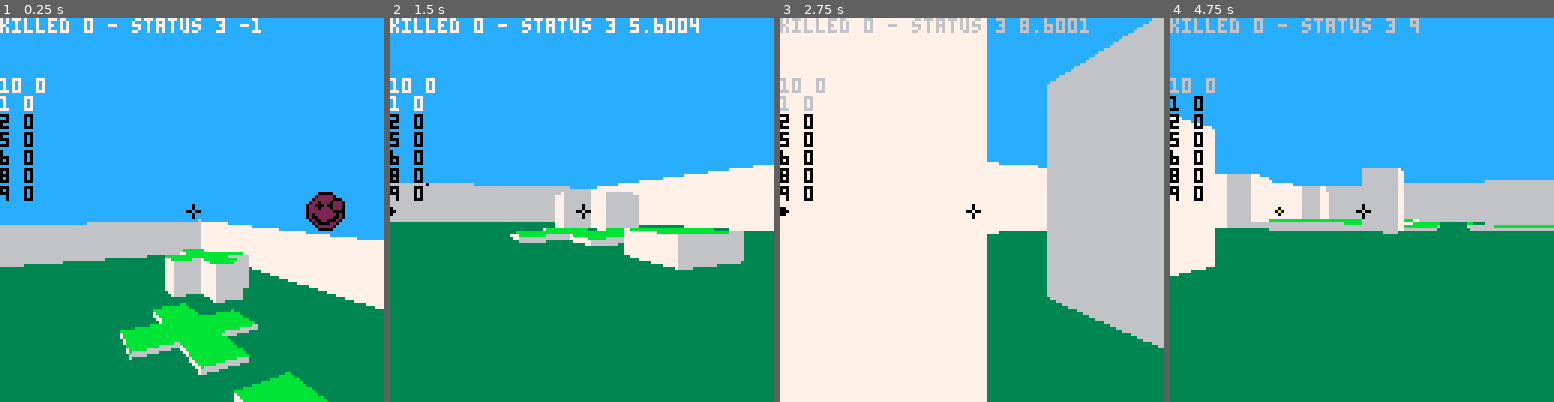
Above: before the commit, frames 1-4 (left to right).
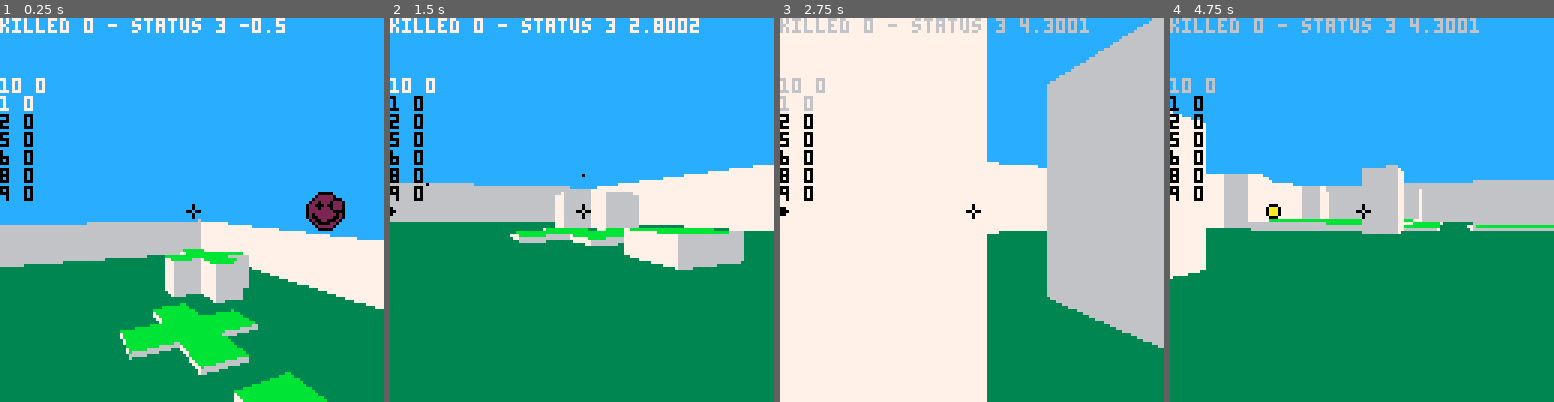
Above: after the commit, the same moments.

Repository: gotsunami/picomaze
Game: PICO-8 cartridge picomaze.p8
The game is run twice, just before and just after one commit, with the same random seed, the same clock (stepped at 60 frames per second) and the same inputs.
Inputs:
- Up to frame 1 (0.25 s): no input
- Up to frame 2 (1.5 s): tap O (Z key) at 0.7 s
- Up to frame 3 (2.75 s): hold Right 1.6-2.1 s; tap O (Z key) at 1.7, 2.1, 2.5 s; hold Up 2.15-2.42 s; hold Right from 2.47 s (still down)
- Up to frame 4 (4.75 s): tap O (Z key) every 0.4 s from 2.9 to 4.5 s; release Right at 3.03 s; hold Left 3.08-3.58 s; hold Down 3.63-3.97 s; hold Right 4.02-4.68 s; hold Up from 4.73 s (still down)

The runs differ from the first frame. In frame 1, 0.1% of the frame differs, in the area x 65-75%, y 0-4%; in frame 2, 0.2%; in frame 3, less than 0.1%; in frame 4, 1.6%, in the area x 0-85%, y 0-68%.

Commit message:
Some comments and cleaning

Diff:
--- a/picomaze.p8
+++ b/picomaze.p8
@@ -5,16 +5,12 @@
 ----------------------------------------
 -- helpers for the map
 ----------------------------------------
--- get a position of the map
-function mc(x,y)
-   return mget(x,y)
-end
-
 -- get the altitude of a point of the map
 function mz(x,y)
    local col=mget(x,y)
    return 16-col*0.2
 end
+----------------------------------------
 
 ----------------------------------------
 -- functions for all smileys/players
@@ -44,6 +40,7 @@
    sm.bl.reload=0
 end
 
+----------------------------------------
 -- move a smiley (sm) according to its speed (dv)
 function move(sm, dv)
    if (sm.z >= mz(sm.x,sm.y) and sm.dz >=0) then
@@ -66,6 +63,7 @@
    return false
 end
 
+----------------------------------------
 -- add a hit: sh (shooter) > ta (target)
 function hit(sh, ta)
    ta.l = flr(ta.l - 1)
@@ -85,7 +83,9 @@
    return ta
 end
 
+----------------------------------------
 -- fire a bullet if not already fired
+-- and if smiley is reloaded
 function fire_bullet(sm)
    if (sm.bl.fired==false and sm.bl.reload <= 0) then
       sm.bl.d = sm.d
@@ -93,11 +93,12 @@
       sm.bl.y = sm.y
       sm.bl.z = sm.z
       sm.bl.fired = true
-      sm.bl.reload = 10
-   end
-end
-
--- move bullet
+      sm.bl.reload = 5
+   end
+end
+
+----------------------------------------
+-- move bullet and handle collision
 function bullet(sm)
    sm.bl.reload -= .1
    if (sm.bl.fired==true) then
@@ -124,7 +125,7 @@
 end
 
 ----------------------------------------
--- functions for ai smileys/players
+-- functions for AI smileys/players
 -- call ai_move(pl) to test algorithm
 ----------------------------------------
 function ai_move(sm)
@@ -137,58 +138,6 @@
    if (rnd(1) < aggressivity) then
       fire_bullet(sm)
    end
-end
-
-----------------------------------------
--- pico-8 structural functions
-----------------------------------------
-function _init()
-   -- global settings
-   gameover = false
-   ptowin = 3
-   -- ai settings (mainly probabilities)
-   aggressivity = .1
-   state = ""
-
-   -- create array of smiley. id = 1 is player
-   player_id = 10
-   pls = {}
-   for cnt in all({10, 1, 2, 5, 6, 8, 9}) do
-      en = {}
-      init_smiley(en, cnt, 0)
-      add(pls, en)
-   end
-   pl = pls[1]
-   sfx(1)
-end
-
-function _update()
-   -- player rotation --
-   if (btn(0)) then pl.d=(pl.d+pl.dd)%1 end
-   if (btn(1)) then pl.d=(pl.d+1-pl.dd)%1 end
-
-   -- player move --
-   m = 0
-   if (btn(2)) then m = pl.dv else if (btn(3)) then m = -pl.dv end end
-
-   -- player fire --
-   if (btn(4)) then
-      fire_bullet(pl)
-   end
-
-   move(pl, m)
-   bullet(pl)
-
-   for en in all(pls) do
-      -- move --
-      if (en.id != player_id) then
-	 ai_move(en)
-      end
-      bullet(en)
-      -- life restore --
-      en.l = min(en.l + 0.005, 3)
-   end
-
 end
 
 ----------------------------------------
@@ -252,6 +201,7 @@
    end
 end
 
+-- draw the 3D map, the smileys, and the bullets
 function draw_3d()
  local celz0
  local col
@@ -302,59 +252,58 @@
   skips=0
 
   while (skip) do
-
-   skips = skips + 1
-   if (dist_x < dist_y) then
-    ix=ix+dir_x
-    last_dir = 0
-    dist_y = dist_y - dist_x
-    tdist = tdist + dist_x
-    dist_x = skip_x
-   else
-    iy=iy+dir_y
-    last_dir = 1
-    dist_x = dist_x - dist_y
-    tdist = tdist + dist_y
-    dist_y = skip_y
-   end
-
-   -- prev cel properties
-   col0=col
-   celz0=celz
-   -- new cel properties
-   col=mget(ix,iy)
-   celz=16-col*0.2
-
-
-   if (col==15) then skip=false end
-
-   --discard close hits
-   if (tdist > .1) then
-   -- screen space
-
-   local sy1 = celz0-z
-   sy1 = (sy1 * 64)/tdist
-   sy1 = sy1 + 64 -- horizon
-
-   -- draw ground to new point
-   if (sy1 < sy) then
-    gcol=3
-    if(celz0 < 16) then gcol=11 end
-    line(sx,sy1-1,sx,sy,gcol)
-    sy=sy1
-   end
-
-   -- draw wall if higher
-   if (celz < celz0) then
-    local sy1 = celz-z
-    sy1 = (sy1 * 64)/tdist
-    sy1 = sy1 + 64 -- horizon
-    if (sy1 < sy) then
-     line(sx,sy1-1,sx,sy, last_dir*1+6)
-     sy=sy1
-    end
-   end
-  end
+     skips = skips + 1
+     if (dist_x < dist_y) then
+	ix=ix+dir_x
+	last_dir = 0
+	dist_y = dist_y - dist_x
+	tdist = tdist + dist_x
+	dist_x = skip_x
+     else
+	iy=iy+dir_y
+	last_dir = 1
+	dist_x = dist_x - dist_y
+	tdist = tdist + dist_y
+	dist_y = skip_y
+     end
+
+     -- prev cel properties
+     col0=col
+     celz0=celz
+     -- new cel properties
+     col=mget(ix,iy)
+     celz=16-col*0.2
+
+
+     if (col==15) then skip=false end
+
+     --discard close hits
+     if (tdist > .1) then
+	-- screen space
+
+	local sy1 = celz0-z
+	sy1 = (sy1 * 64)/tdist
+	sy1 = sy1 + 64 -- horizon
+
+	-- draw ground to new point
+	if (sy1 < sy) then
+	   gcol=3
+	   if(celz0 < 16) then gcol=11 end
+	   line(sx,sy1-1,sx,sy,gcol)
+	   sy=sy1
+	end
+
+	-- draw wall if higher
+	if (celz < celz0) then
+	   local sy1 = celz-z
+	   sy1 = (sy1 * 64)/tdist
+	   sy1 = sy1 + 64 -- horizon
+	   if (sy1 < sy) then
+	      line(sx,sy1-1,sx,sy, last_dir*1+6)
+	      sy=sy1
+	   end
+	end
+     end
   end -- skipping
 
  end -- sx
@@ -372,16 +321,11 @@
     end
     draw_bullet(en)
  end
-
--- cursor(0,0) color(7)
--- print(pl.x)
--- print(pl.y)
--- print(stat(1))
-end
-…(4 lines of a section not shown)…
+end
+
+----------------------------------------
+-- pico-8 structural functions
+----------------------------------------
 function _draw()
    cls()
    -- to do: sky? stars?
@@ -394,22 +338,80 @@
       line(64+2, 64,   64+1, 64,   0)
       line(64,   64+2, 64,   64+1, 0)
    else
-      cursor(24,24) color(1)
+      cursor(45,5) color(0)
       print("GAME OVER")
-      print("PLAYER "..gameover.." WON!")
+      if (gameover != player_id) then
+	 cursor(38,15) color(0)
+	 print("PLAYER "..gameover.." WON!")
+      else
+	 cursor(48,15) color(0)
+	 print("YOU WON!")
+      end
+      pl.x = 10
+      pl.y = 10
+      pl.d = 0.25
+      wn = {}
+      init_smiley(wn, gameover, ptowin)
+      wn.x = 10
+      wn.y = 9
+      wn.z = pl.z
+      draw_smiley(wn)
    end
    if (false) then
-      --  mapdraw(0,0,0,0,32,32)
-      --  pset(pl.x*8,pl.y*8,12)
-      --  pset(pl.x*8+cos(pl.d)*2,pl.y*8+sin(pl.d)*2,13)
-      --  pset(en.x*8,en.y*8,3)
-
       mapdraw(pl.x-8,pl.y-8,0,0,24,24)
       pset(64,64,12)
       pset(64+cos(pl.d)*2,64+sin(pl.d)*2,13)
    end
 end
 
+----------------------------------------
+function _update()
+   -- player rotation --
+   if (btn(0)) then pl.d=(pl.d+pl.dd)%1 end
+   if (btn(1)) then pl.d=(pl.d+1-pl.dd)%1 end
+
+   -- player move --
+   m = 0
+   if (btn(2)) then m = pl.dv else if (btn(3)) then m = -pl.dv end end
+
+   -- player fire --
+   if (btn(4)) then
+      fire_bullet(pl)
+   end
+
+   -- update smileys and bullets
+   for en in all(pls) do
+      -- move --
+      if (en.id != player_id) then
+	 ai_move(en)
+      else
+	 move(pl, m)
+      end
+      bullet(en)
+      -- life restore --
+      en.l = min(en.l + 0.005, 3)
+   end
+end
+
+function _init()
+   -- global settings
+   gameover = false
+   ptowin = 3
+   state = ""
+   -- ai settings (mainly probabilities)
+   aggressivity = .1
+
+   -- create array of smiley. id = 1 is player
+   player_id = 10
+   pls = {}
+   for cnt in all({10, 1, 2, 5, 6, 8, 9}) do
+      en = {}
+      init_smiley(en, cnt, 0)
+      add(pls, en)
+   end
+   pl = pls[1]
+   sfx(1)
+end
 
 
 
